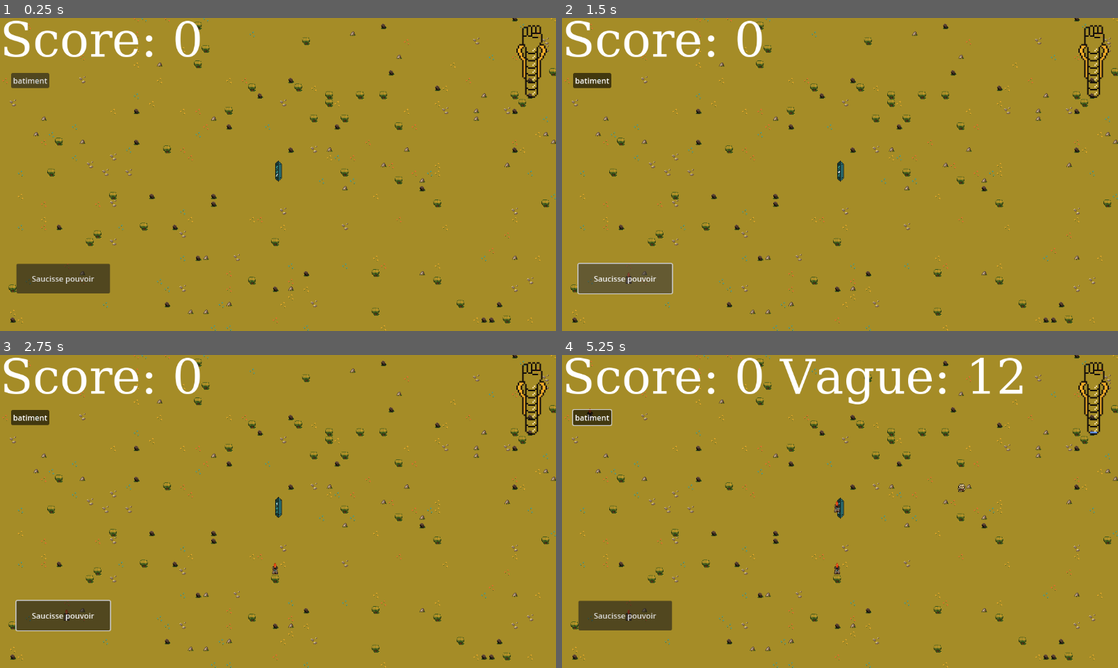
Above: before the commit, frames 1-4 (two rows, left to right).
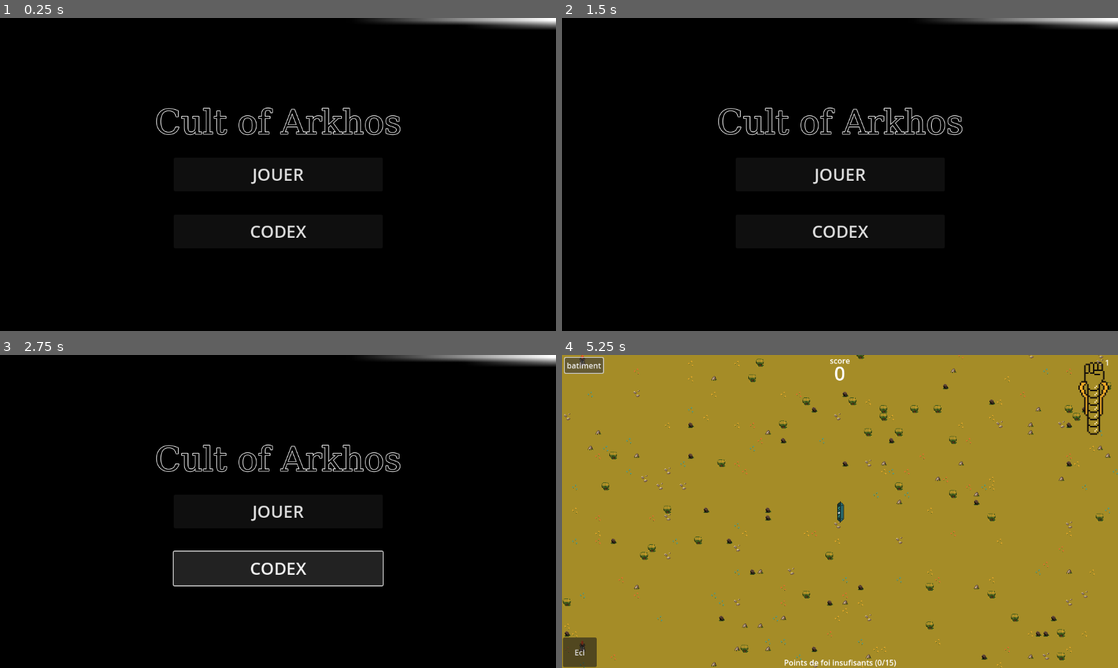
Above: after the commit, the same moments.

Repository: Nuxnuxx/gamejam-2024
Game: Godot game, scene res://Menu/main_menu.tscn
Same seed, same stepped clock (60 frames per second), same inputs: the game is played once before the commit and once after it. Before the commit the project starts from res://main.tscn.
Inputs (mouse positions are in pixels of both pictures, inside the frame that each line leads up to):
- Up to frame 1 (0.25 s): no input
- Up to frame 2 (1.5 s): click (589, 80) at 0.5 s, where only the run before the commit has a clickable "batiment"; click (623, 277) at 1.25 s, where only the run before the commit has a clickable "Saucisse pouvoir"
- Up to frame 3 (2.75 s): click (278, 567) at 2 s, where only the run after the commit has a clickable "CODEX"
- Up to frame 4 (5.25 s): click (840, 511) at 2.75 s, where only the run after the commit has a clickable "JOUER"; click "batiment" at 3.5 s; click "Saucisse pouvoir" (after the commit: "Ecl") at 4.25 s; click "batiment" at 5 s

The runs differ from the first frame. In frame 1, 100% of the frame differs, in the area x 0-100%, y 0-100%; in frame 2, 100%; in frame 3, 100%; in frame 4, 9.7%.

Commit message:
Correctif interface

Diff:
--- a/CanvasLayer.gd
+++ b/CanvasLayer.gd
@@ -3,12 +3,15 @@
 @onready var spawner = $"../Spawner"
 @onready var label = $Label
 @onready var time_manager = $"../TimeManager"
+@onready var bottom_message = %BottomMessage
+@onready var score_label = $Score/ScoreLabel
 
 const game_manager = preload("res://game_manager/game_manager.gd")
 
 func _process(_delta):
-	if spawner.wawe_is_running:
-		label.visible = true
-		label.text = "Score: " + str(game_manager.game_score) + " Vague: " + str(time_manager.current_wawe)
-	else:
-		label.text = "Score: " + str(game_manager.game_score)
+	score_label.text = str(game_manager.game_score)
+
+func pop_up(message, timer=3):
+	bottom_message.text = message
+	await get_tree().create_timer(timer).timeout
+	bottom_message.text = ""
--- a/HolyPowers.gd
+++ b/HolyPowers.gd
@@ -6,16 +6,15 @@
 
 @onready var time_manager = $"../TimeManager"
 @onready var tunder_power_btn = $"../CanvasLayer/TunderPower"
-
+@onready var canvas_layer = $"../CanvasLayer"
 @onready var tunder_power = $TunderPower
 
 func _on_tunder_power_toggled(toggled_on):
 	if toggled_on && time_manager.holy_score >= tunder_cost:
 		use_tunder = true
-		print('tunder')
 
 	elif toggled_on:
-		print("Pas assez de points")
+		canvas_layer.pop_up("Points de foi insufisants (" + str(time_manager.holy_score) + "/" + str(tunder_cost) + ")", 1.5)
 		use_tunder = false
 		tunder_power.visible = false
 		tunder_power_btn.set_pressed_no_signal(false)
--- a/Map/TimeManager.gd
+++ b/Map/TimeManager.gd
@@ -2,9 +2,11 @@
 
 @onready var holy_bar = $"../CanvasLayer/HolyBar"
 @onready var spawner = $"../Spawner"
+@onready var wave_counter = $"../CanvasLayer/WaveCounter"
+
 const WaweManager = preload("res://game_manager/wawe_manager.gd")
 
-var current_wawe = 10
+var current_wawe = 0
 var generate_wave = false
 
 var holy_score = 0
@@ -23,9 +25,12 @@
 
 	elif !generate_wave && !spawner.wawe_is_running:
 		generate_wave = true
+
 		await get_tree().create_timer(5).timeout
 		if spawner.wawe_is_running: return
 		current_wawe += 1
+		wave_counter.text = str(current_wawe)
+
 		generate_wave = false
 		var wawe = WaweManager.generate_wawe(current_wawe)
 		spawner.instance_entities_from_wawe(wawe)
--- /dev/null
+++ b/Menu/main_menu.gd
@@ -0,0 +1,7 @@
+extends Control
+
+@onready var play_btn = $PlayBtn
+
+
+func _on_play_btn_pressed():
+	get_tree().change_scene_to_packed(load("res://main.tscn"))
--- /dev/null
+++ b/Menu/main_menu.tscn
@@ -0,0 +1,104 @@
+[gd_scene load_steps=7 format=3 uid="uid://bugaq4g405su"]
+
+[ext_resource type="Script" path="res://Menu/main_menu.gd" id="1_ah4jw"]
+
+[sub_resource type="Gradient" id="Gradient_4nqs3"]
+
+[sub_resource type="GradientTexture2D" id="GradientTexture2D_eo62m"]
+gradient = SubResource("Gradient_4nqs3")
+fill_from = Vector2(0.997836, 0.0281385)
+
+[sub_resource type="FontFile" id="FontFile_ghkpt"]
+cache/0/16/0/ascent = 0.0
+cache/0/16/0/descent = 0.0
+cache/0/16/0/underline_position = 0.0
+cache/0/16/0/underline_thickness = 0.0
+cache/0/16/0/scale = 1.0
+cache/0/16/0/kerning_overrides/16/0 = Vector2(0, 0)
+cache/0/16/0/kerning_overrides/70/0 = Vector2(0, 0)
+cache/0/70/0/ascent = 0.0
+cache/0/70/0/descent = 0.0
+cache/0/70/0/underline_position = 0.0
+cache/0/70/0/underline_thickness = 0.0
+cache/0/70/0/scale = 1.0
+cache/0/70/0/kerning_overrides/16/0 = Vector2(0, 0)
+cache/0/70/0/kerning_overrides/70/0 = Vector2(0, 0)
+
+[sub_resource type="LabelSettings" id="LabelSettings_i250d"]
+font = SubResource("FontFile_ghkpt")
+font_size = 70
+font_color = Color(0, 0, 0, 1)
+outline_size = 5
+
+[sub_resource type="Theme" id="Theme_r3ec7"]
+default_font_size = 35
+
+[node name="MainMenu" type="Control"]
+layout_mode = 3
+anchors_preset = 15
+anchor_right = 1.0
+anchor_bottom = 1.0
+grow_horizontal = 2
+grow_vertical = 2
+script = ExtResource("1_ah4jw")
+
+[node name="Background" type="TextureRect" parent="."]
+layout_mode = 1
+anchors_preset = 15
+anchor_right = 1.0
+anchor_bottom = 1.0
+grow_horizontal = 2
+grow_vertical = 2
+texture = SubResource("GradientTexture2D_eo62m")
+
+[node name="Label" type="Label" parent="."]
+layout_mode = 1
+anchors_preset = 8
+anchor_left = 0.5
+anchor_top = 0.5
+anchor_right = 0.5
+anchor_bottom = 0.5
+offset_left = -203.0
+offset_top = -140.0
+offset_right = 204.0
+offset_bottom = -68.0
+grow_horizontal = 2
+grow_vertical = 2
+text = "Cult of Arkhos"
+label_settings = SubResource("LabelSettings_i250d")
+horizontal_alignment = 1
+vertical_alignment = 1
+
+[node name="PlayBtn" type="Button" parent="."]
+layout_mode = 1
+anchors_preset = 8
+anchor_left = 0.5
+anchor_top = 0.5
+anchor_right = 0.5
+anchor_bottom = 0.5
+offset_left = -216.5
+offset_top = -35.0
+offset_right = 216.5
+offset_bottom = 35.0
+grow_horizontal = 2
+grow_vertical = 2
+theme = SubResource("Theme_r3ec7")
+text = "JOUER"
+
+[node name="CodexBtn" type="Button" parent="."]
+layout_mode = 1
+anchors_preset = 8
+anchor_left = 0.5
+anchor_top = 0.5
+anchor_right = 0.5
+anchor_bottom = 0.5
+offset_left = -216.0
+offset_top = 83.0
+offset_right = 217.0
+offset_bottom = 153.0
+grow_horizontal = 2
+grow_vertical = 2
+theme = SubResource("Theme_r3ec7")
+text = "CODEX"
+
+[connection signal="pressed" from="PlayBtn" to="." method="_on_play_btn_pressed"]
--- a/main.tscn
+++ b/main.tscn
@@ -14,35 +14,8 @@
 [ext_resource type="Script" path="res://HolyPowers.gd" id="12_frwvm"]
 [ext_resource type="PackedScene" uid="uid://drm2ml7jpqal3" path="res://HolyPowers/tunder_power.tscn" id="13_yvpcy"]
 
-[sub_resource type="FontFile" id="FontFile_nhsaq"]
-cache/0/320/0/ascent = 0.0
-cache/0/320/0/descent = 0.0
-cache/0/320/0/underline_position = 0.0
-cache/0/320/0/underline_thickness = 0.0
-cache/0/320/0/scale = 1.0
-cache/0/320/0/kerning_overrides/320/0 = Vector2(0, 0)
-cache/0/320/0/kerning_overrides/16/0 = Vector2(0, 0)
-cache/0/320/0/kerning_overrides/100/0 = Vector2(0, 0)
-cache/0/16/0/ascent = 0.0
-cache/0/16/0/descent = 0.0
-cache/0/16/0/underline_position = 0.0
-cache/0/16/0/underline_thickness = 0.0
-cache/0/16/0/scale = 1.0
-cache/0/16/0/kerning_overrides/320/0 = Vector2(0, 0)
-cache/0/16/0/kerning_overrides/16/0 = Vector2(0, 0)
-cache/0/16/0/kerning_overrides/100/0 = Vector2(0, 0)
-cache/0/100/0/ascent = 0.0
-cache/0/100/0/descent = 0.0
-cache/0/100/0/underline_position = 0.0
-cache/0/100/0/underline_thickness = 0.0
-cache/0/100/0/scale = 1.0
-cache/0/100/0/kerning_overrides/320/0 = Vector2(0, 0)
-cache/0/100/0/kerning_overrides/16/0 = Vector2(0, 0)
-cache/0/100/0/kerning_overrides/100/0 = Vector2(0, 0)
-
-[sub_resource type="LabelSettings" id="LabelSettings_jf1jq"]
-font = SubResource("FontFile_nhsaq")
-font_size = 100
+[sub_resource type="LabelSettings" id="LabelSettings_polbt"]
+font_size = 40
 
 [sub_resource type="TileSetAtlasSource" id="TileSetAtlasSource_4jero"]
 texture = ExtResource("4_b5y7g")
@@ -93,18 +66,11 @@
 [node name="CanvasLayer" type="CanvasLayer" parent="."]
 script = ExtResource("3_2s6iy")
 
-[node name="Label" type="Label" parent="CanvasLayer"]
-offset_right = 40.0
-offset_bottom = 23.0
-text = "Wawe is running"
-label_settings = SubResource("LabelSettings_jf1jq")
-metadata/_edit_use_anchors_ = true
-
 [node name="Button" type="Button" parent="CanvasLayer"]
-offset_left = 23.0
-offset_top = 114.0
-offset_right = 102.0
-offset_bottom = 145.0
+offset_left = 6.0
+offset_top = 6.0
+offset_right = 85.0
+offset_bottom = 37.0
 toggle_mode = true
 text = "batiment"
 
@@ -120,12 +86,69 @@
 texture_progress = ExtResource("5_6fn3k")
 
 [node name="TunderPower" type="Button" parent="CanvasLayer"]
-offset_left = 34.0
-offset_top = 509.0
-offset_right = 228.0
-offset_bottom = 570.0
+offset_left = 2.0
+offset_top = 585.0
+offset_right = 72.0
+offset_bottom = 646.0
 toggle_mode = true
-text = "Saucisse pouvoir"
+text = "Ecl"
+
+[node name="BottomMessage" type="Label" parent="CanvasLayer"]
+unique_name_in_owner = true
+anchors_preset = 7
+anchor_left = 0.5
+anchor_top = 1.0
+anchor_right = 0.5
+anchor_bottom = 1.0
+offset_left = -148.5
+offset_top = -23.0
+offset_right = 148.5
+grow_horizontal = 2
+grow_vertical = 0
+horizontal_alignment = 1
+vertical_alignment = 1
+
+[node name="WaveCounter" type="Label" parent="CanvasLayer"]
+texture_filter = 1
+offset_left = 1112.0
+offset_top = 4.0
+offset_right = 1148.0
+offset_bottom = 27.0
+text = "1"
+horizontal_alignment = 1
+vertical_alignment = 1
+
+[node name="Score" type="Control" parent="CanvasLayer"]
+layout_mode = 3
+anchors_preset = 0
+offset_right = 40.0
+offset_bottom = 40.0
+
+[node name="Label" type="Label" parent="CanvasLayer/Score"]
+layout_mode = 1
+anchors_preset = 5
+anchor_left = 0.5
+anchor_right = 0.5
+offset_left = 535.0
+offset_right = 577.0
+offset_bottom = 23.0
+grow_horizontal = 2
+text = "score"
+
+[node name="ScoreLabel" type="Label" parent="CanvasLayer/Score"]
+layout_mode = 1
+anchors_preset = 5
+anchor_left = 0.5
+anchor_right = 0.5
+offset_left = 510.0
+offset_top = 10.0
+offset_right = 602.0
+offset_bottom = 65.0
+grow_horizontal = 2
+text = "1000"
+label_settings = SubResource("LabelSettings_polbt")
+horizontal_alignment = 1
+vertical_alignment = 1
 
 [node name="TimeManager" type="Node" parent="."]
 script = ExtResource("4_28pcd")
@@ -143,12 +166,13 @@
 [node name="batiments" type="Node" parent="."]
 
 [node name="Camera2D" parent="." instance=ExtResource("7_5lsws")]
-position = Vector2(606, 252)
+position = Vector2(622, 300)
 
 [node name="Obelix" parent="." instance=ExtResource("11_ecwpp")]
-position = Vector2(607, 252)
+position = Vector2(623, 308)
 
 [node name="HolyPowers" type="Node2D" parent="."]
+visible = false
 script = ExtResource("12_frwvm")
 
 [node name="TunderPower" parent="HolyPowers" instance=ExtResource("13_yvpcy")]
--- a/project.godot
+++ b/project.godot
@@ -11,7 +11,7 @@
 [application]
 
 config/name="Gamejam-2024"
-run/main_scene="res://main.tscn"
+run/main_scene="res://Menu/main_menu.tscn"
 config/features=PackedStringArray("4.2", "Forward Plus")
 config/icon="res://icon.svg"
 
Not shown: 1 places in main.tscn that only renumber resources
